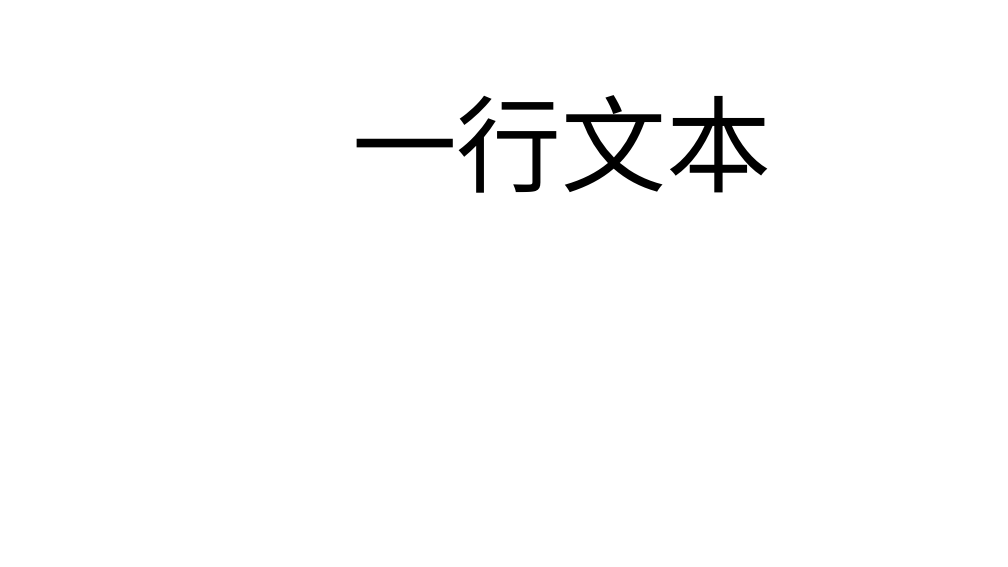
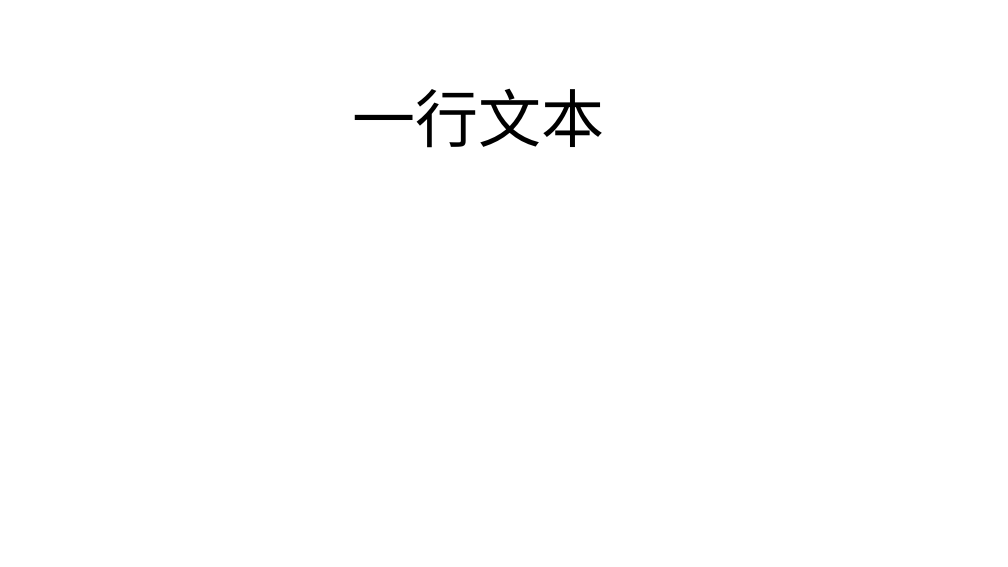
Before and after one commit to lindexi/lindexi_gd, a slide deck: slide 1 of Pptx/Test.pptx. Drawn at 1008x567 pixels with LibreOffice and Linux fonts; fonts in the diff are those of the drawing. Boxes give left, top, right and bottom in pixels: in the first picture for what was removed or moved away, otherwise in the second. Text is boxed around its words. In the diff, an @@ line names an element or a change of style, - is before the commit and + after.

Commit message:
读取文本缩放解决文本框设置缩放文本大小

```diff
--- a/Pptx/Test.pptx
+++ b/Pptx/Test.pptx
@@ text "一行文本" at (x1=352, y1=88, x2=604, y2=148): size 100 to 60 pt, letter outline #00FF00 0.75 pt to none @@
```
Also in this commit, not shown: 2 other files.
